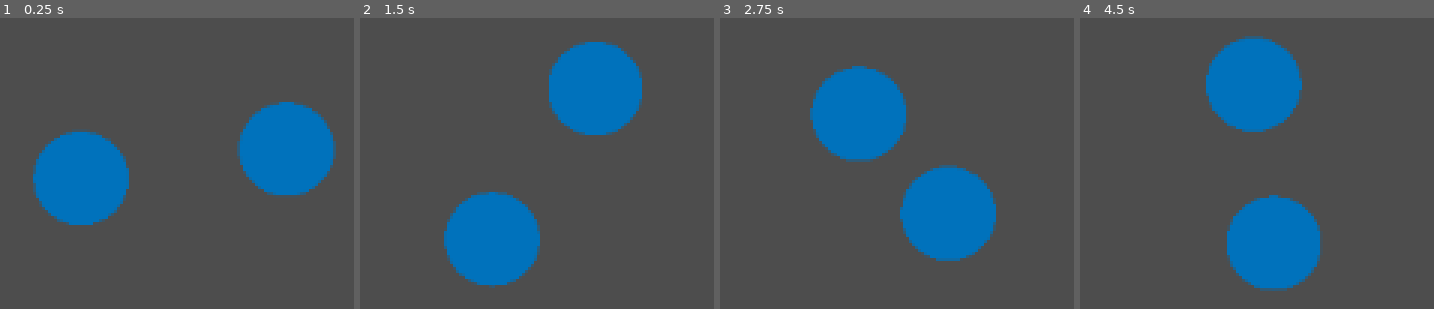
Above: before the commit, frames 1-4 (left to right).
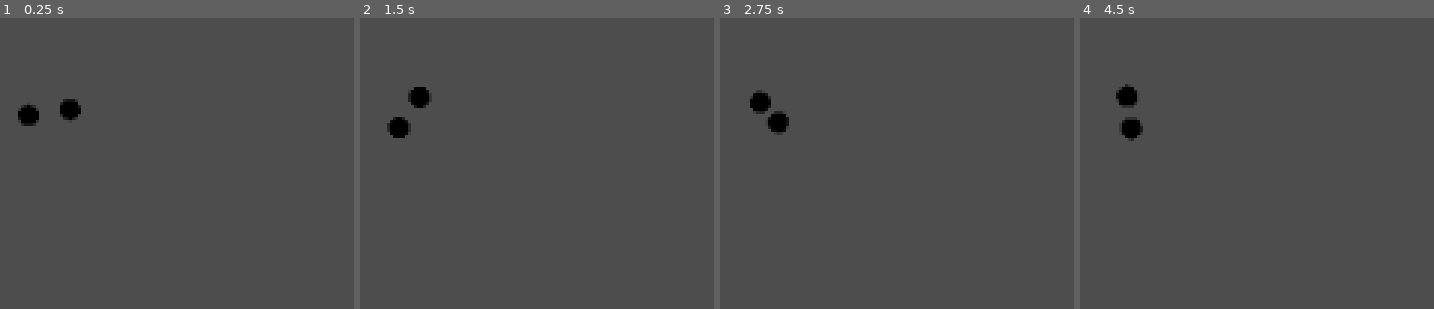
Above: after the commit, the same moments.

Repository: DarkLegend001/Space-Simulator
Game: Godot game, scene res://main/main.tscn
The game is run twice, just before and just after one commit, with the same random seed, the same clock (stepped at 60 frames per second) and the same inputs.
Inputs:
- Up to frame 1 (0.25 s): no input
- Up to frame 2 (1.5 s): no input
- Up to frame 3 (2.75 s): no input
- Up to frame 4 (4.5 s): no input

The runs differ from the first frame. In frame 1, 15% of the frame differs, in the area x 5-95%, y 27-72%; in frame 2, 15%; in frame 3, 15%; in frame 4, 15%.

Commit message:
add scaling and globals.gd autoload

Diff:
--- a/controller/simulation_controller.gd
+++ b/controller/simulation_controller.gd
@@ -7,8 +7,8 @@
 # Called when the node enters the scene tree for the first time.
 func _ready() -> void:
 	simulation = Simulation.new()
-	spawn_celestial_body(Vector3(100, 0, 0), Vector3(0, 0, 0.5), 1e12, 1)
-	spawn_celestial_body(Vector3.ZERO, Vector3(0, 0, -0.5), 1e12, 1)
+	spawn_celestial_body(Vector3(100, 0, 0), Vector3(0, 0, 0.5), 1e12, 25)
+	spawn_celestial_body(Vector3.ZERO, Vector3(0, 0, -0.5), 1e12, 25)
 
 # Called every frame. 'delta' is the elapsed time since the previous frame.
 func _process(delta: float) -> void:
--- /dev/null
+++ b/data/globals.gd
@@ -0,0 +1,5 @@
+extends Node
+
+# Defines how many metres corresponds with one position unit of Godot
+@export var distance_scale: int = 5
+@export var size_scale: int = 5
--- /dev/null
+++ b/main/camera_2d.gd
@@ -0,0 +1,11 @@
+extends Camera2D
+
+
+# Called when the node enters the scene tree for the first time.
+func _ready() -> void:
+	pass # Replace with function body.
+
+
+# Called every frame. 'delta' is the elapsed time since the previous frame.
+func _process(delta: float) -> void:
+	pass
--- a/main/main.tscn
+++ b/main/main.tscn
@@ -2,13 +2,18 @@
 
 [ext_resource type="Script" uid="uid://ctqmcany1v6xh" path="res://main/main.gd" id="1_53q0u"]
 [ext_resource type="Script" uid="uid://d3hdk5777lmjw" path="res://controller/simulation_controller.gd" id="2_pjrb6"]
+[ext_resource type="Script" uid="uid://0oxkldnlxe3j" path="res://main/camera_2d.gd" id="2_xwkvk"]
+
+[sub_resource type="GDScript" id="GDScript_xwkvk"]
 
 [node name="Main" type="Node" unique_id=1603506809]
 script = ExtResource("1_53q0u")
 
 [node name="CelestialBodies" type="Node" parent="." unique_id=1477786834]
+script = SubResource("GDScript_xwkvk")
 
 [node name="Camera2D" type="Camera2D" parent="." unique_id=511885668]
+script = ExtResource("2_xwkvk")
 
 [node name="SimulationController" type="Node" parent="." unique_id=1646768611]
 script = ExtResource("2_pjrb6")
--- a/project.godot
+++ b/project.godot
@@ -14,6 +14,10 @@
 run/main_scene="uid://df11he65xalwp"
 config/features=PackedStringArray("4.6", "GL Compatibility")
 config/icon="res://assets/icon.svg"
+
+[autoload]
+
+Globals="*uid://dmfxgs8t7n24a"
 
 [dotnet]
 
--- a/rendering/celestial_body_renderer.gd
+++ b/rendering/celestial_body_renderer.gd
@@ -1,12 +1,17 @@
 extends Node2D
 
 var body: CelestialBody
+var colour: Color
 
 # Called every frame. 'delta' is the elapsed time since the previous frame.
 func _process(delta):
 	if (body):
-		position = Vector2(body.pos.x, -body.pos.z)
+		position = Vector2(body.pos.x / Globals.distance_scale, -body.pos.z / Globals.size_scale)
+		queue_redraw()
 
 
 func _init() -> void:
 	print("Instantiating new 'CelestialBodyRenderer")
+
+func _draw():
+	draw_circle(Vector2.ZERO, body.radius / Globals.size_scale, colour)
--- a/rendering/celestial_body_renderer.tscn
+++ b/rendering/celestial_body_renderer.tscn
@@ -1,12 +1,6 @@
 [gd_scene format=3 uid="uid://layslor8nx5t"]
 
 [ext_resource type="Script" uid="uid://bxw2kk74aytyn" path="res://rendering/celestial_body_renderer.gd" id="1_5a7xl"]
-[ext_resource type="Texture2D" uid="uid://cjewnv4jl631w" path="res://assets/circle.png" id="2_5q51l"]
 
 [node name="CelestialBodyRenderer" type="Node2D" unique_id=1719109220]
 script = ExtResource("1_5a7xl")
-
-[node name="Sprite2D" type="Sprite2D" parent="." unique_id=1418927842]
-scale = Vector2(0.05, 0.05)
-texture = ExtResource("2_5q51l")
-centered = false
Not shown, added: data/globals.gd.uid
Not shown, added: main/camera_2d.gd.uid
